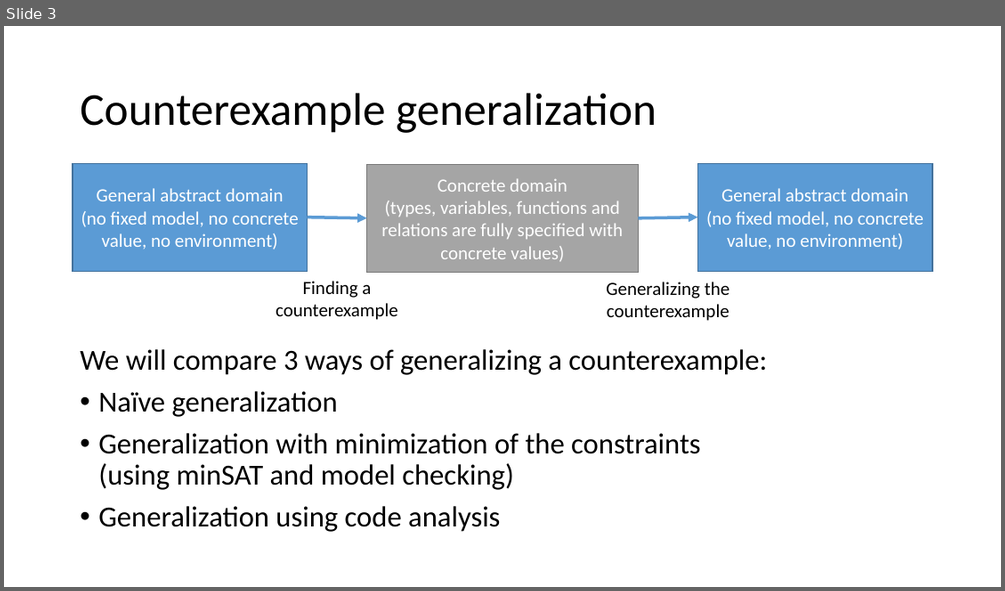
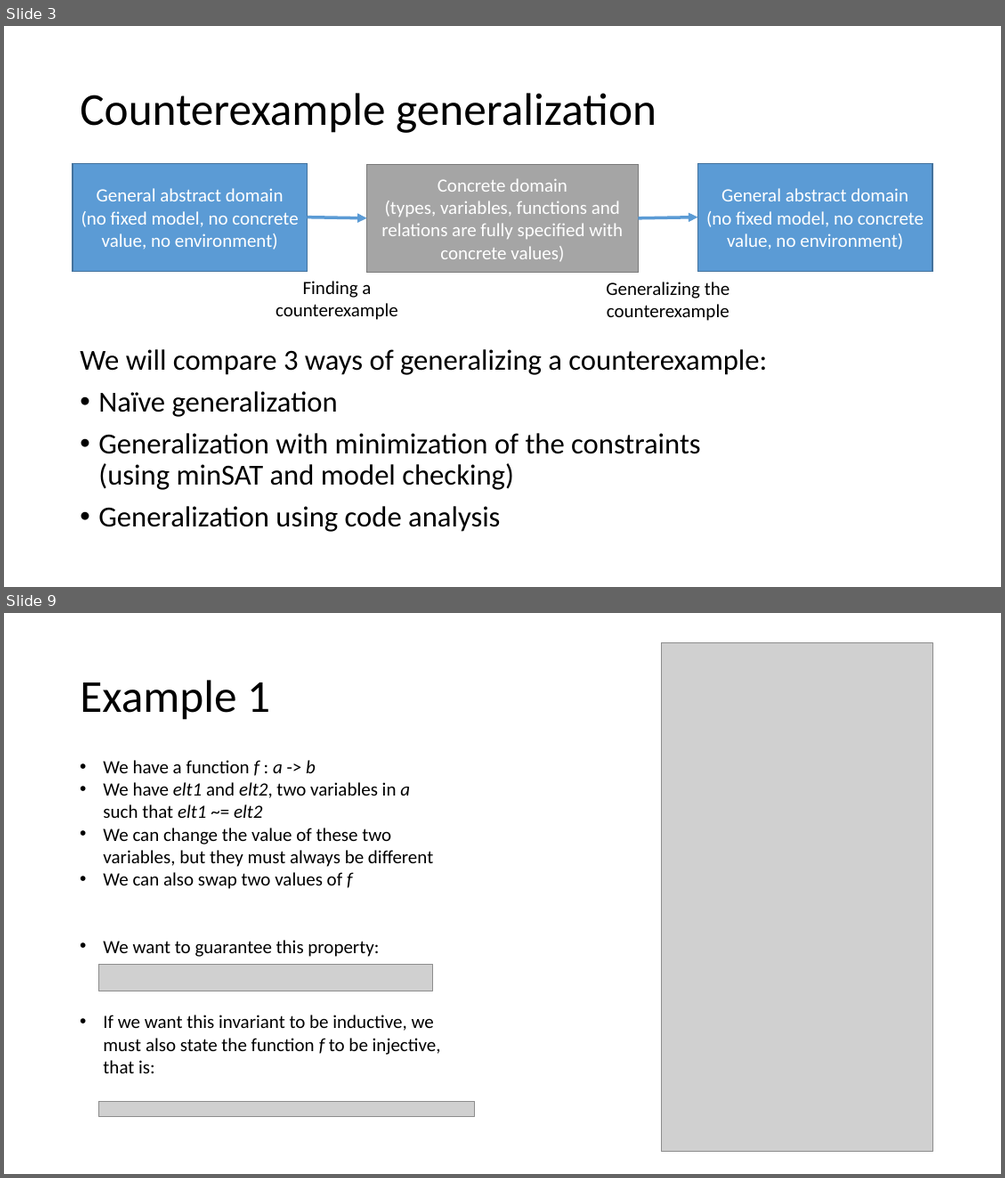
Before and after one commit to tjhance/ivy-research, a slide deck: invariant_synthesis/Invariant Synthesis.pptx. Shown one above the other, each under a label of ours: slide 3 before the commit, slides 3 and 9 after it; the slides between them are not shown. The pictures are 1005x591 and 1005x1178 pixels, drawn with LibreOffice and Linux fonts; fonts in the diff are those of the drawing; grey boxes stand for pictures. Boxes give left, top, right and bottom in pixels: in the first picture for what was removed or moved away, otherwise in the second. Text is boxed around its words. In the diff, an @@ line names an element or a change of style, - is before the commit and + after.

```diff
--- a/invariant_synthesis/Invariant Synthesis.pptx
+++ b/invariant_synthesis/Invariant Synthesis.pptx
@@ slide 9 added at (4, 613, 1001, 1174), background #FFFFFF @@
@@ picture added at (662, 643, 933, 1151) @@
@@ title added at (80, 680, 270, 720), 44 pt, text #000000 @@
+Example 1
@@ text added at (103, 760, 433, 957), 18 pt, text #000000 @@
+• We have a function f : a -> b
+• We have elt1 and elt2, two variables in a such that elt1 ~= elt2
+• We can change the value of these two variables, but they must always be different
+• We can also swap two values of f
+• We want to guarantee this property:
@@ picture added at (99, 965, 432, 990) @@
@@ text added at (103, 1014, 441, 1073), 18 pt, text #000000 @@
+• If we want this invariant to be inductive, we must also state the function f to be injective, that is:
@@ picture added at (99, 1102, 474, 1117) @@
```
Also in this commit, not shown: 3 slides changed, 12 other slides added, 4 slides removed, 2 other files.
